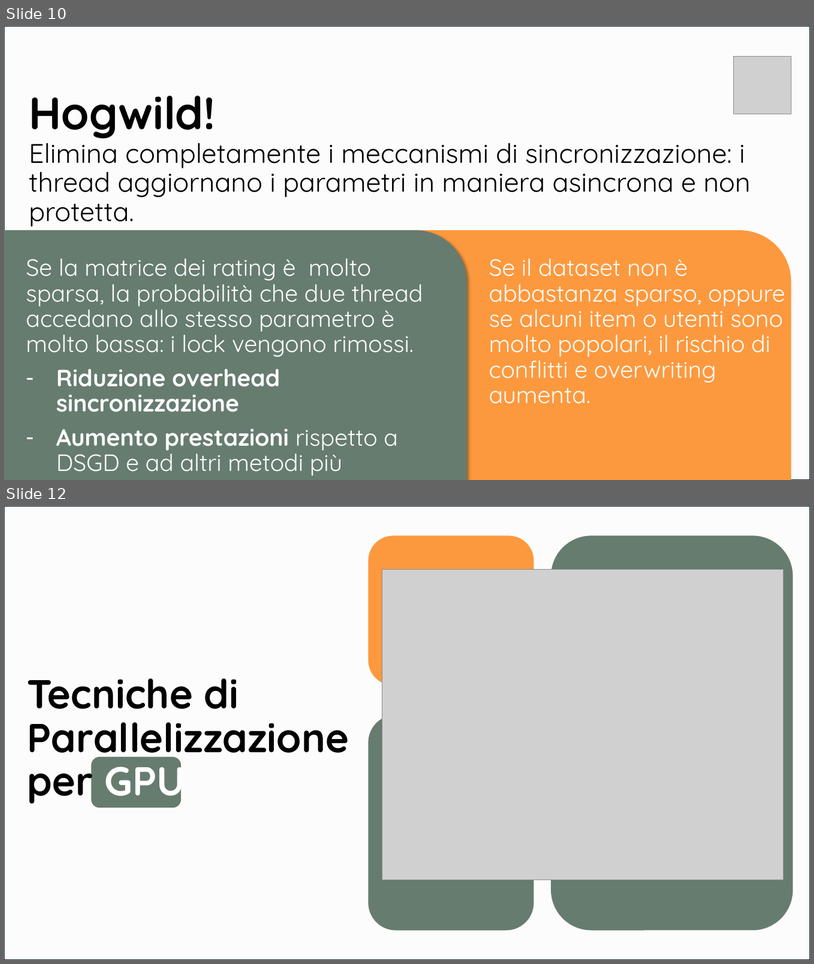
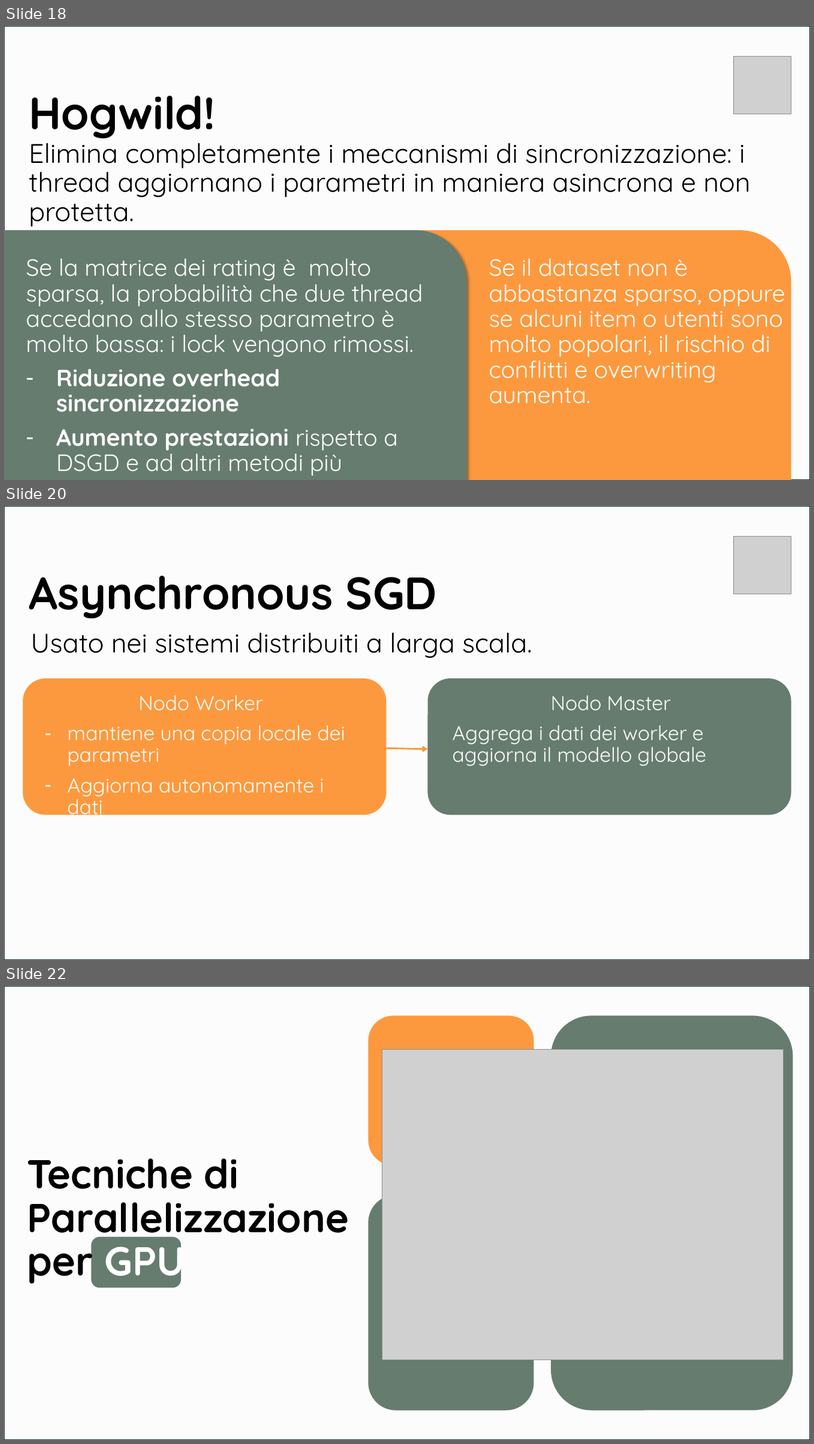
Before and after one commit to Smo17817/MNI_Esercizi, a slide deck: Documentazione/[MNI]_PresentazioneSeminario.pptx. Shown one above the other, each under a label of ours: slides 10 and 12 before the commit, slides 18, 20 and 22 after it; the slides between them are not shown. The pictures are 814x964 and 814x1444 pixels, drawn with LibreOffice and Linux fonts; fonts in the diff are those of the drawing; grey boxes stand for pictures. Boxes give left, top, right and bottom in pixels: in the first picture for what was removed or moved away, otherwise in the second. Text is boxed around its words. In the diff, an @@ line names an element or a change of style, - is before the commit and + after.

```diff
--- a/Documentazione/[MNI]_PresentazioneSeminario.pptx
+++ b/Documentazione/[MNI]_PresentazioneSeminario.pptx
@@ slide 20 added at <box>4,506,810,960</box>, background #FFFFFF @@
@@ rectangle added at <box>4,506,810,960</box>, fill #FCFCFC, outline #092A39 1.5 pt @@
@@ picture added at <box>734,536,792,594</box> @@
@@ title added at <box>29,576,437,618</box>, 54 pt, text #000000, bold @@
+Asynchronous SGD
@@ text added at <box>31,633,532,658</box>, 32 pt, text #000000 @@
+Usato nei sistemi distribuiti a larga scala.
@@ rounded rectangle added at <box>23,678,386,815</box>, fill #FC993E @@
@@ rounded rectangle added at <box>428,678,792,815</box>, fill #667C6F @@
@@ text added at <box>68,695,345,820</box>, 24 pt, text #FCFCFC @@
+Nodo Worker
+– mantiene una copia locale dei parametri
+– Aggiorna autonomamente i dati
@@ text added at <box>453,695,707,766</box>, 24 pt, text #FCFCFC @@
+Nodo Master
+Aggrega i dati dei worker e aggiorna il modello globale
@@ arrow added from (324, 747) to (428, 749), #FC993E 2 pt @@
@@ what was slide 10 is now slide 18 @@
@@ what was slide 12 is now slide 22 @@
```
Also in this commit, not shown: 5 slides changed, 17 other slides added.
